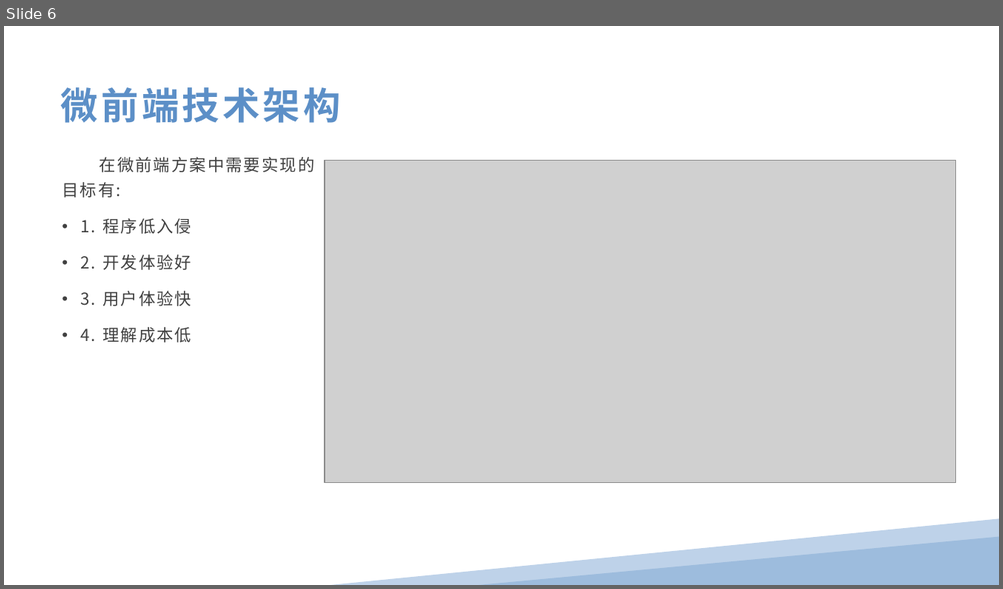
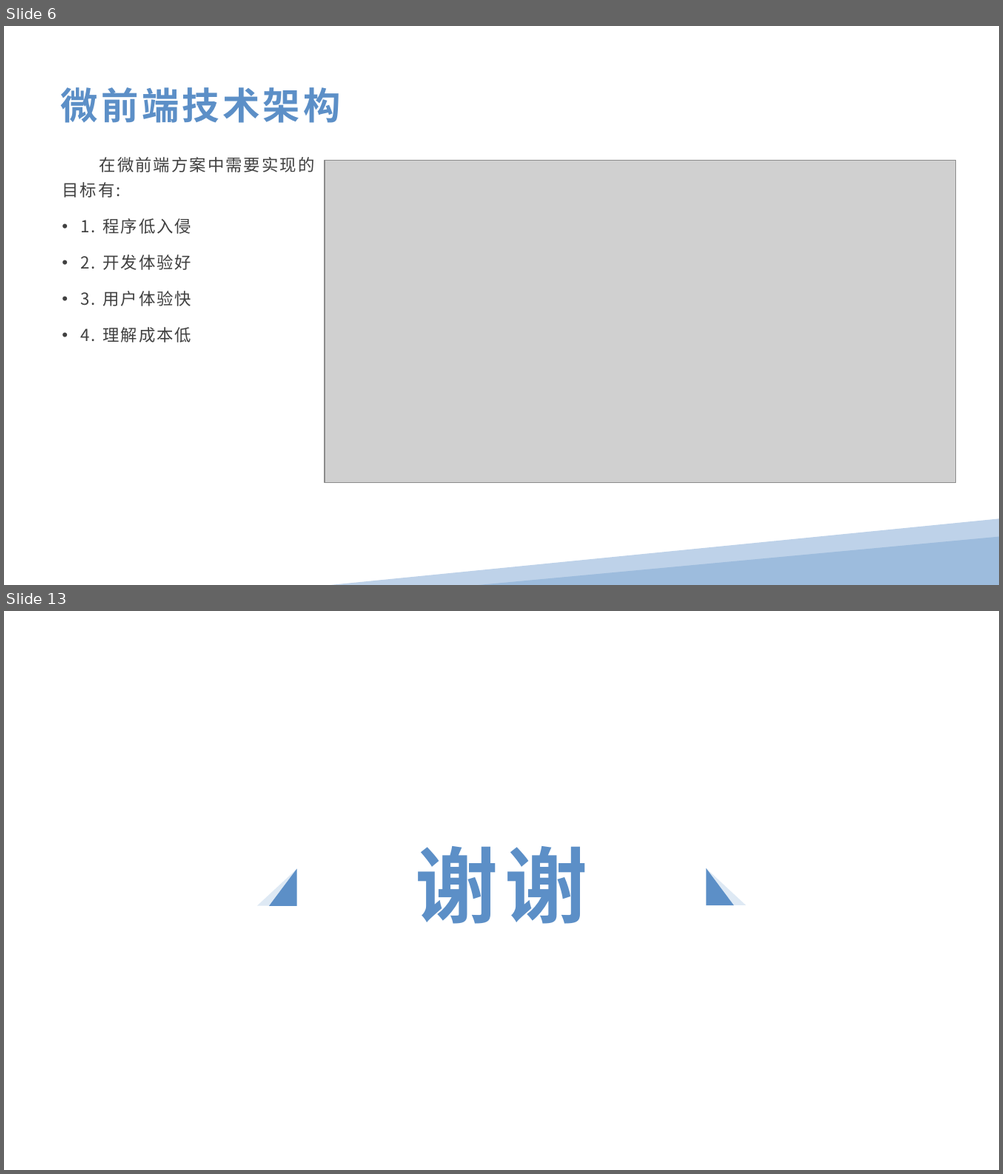
Before and after one commit to anncer/micro-frontends, a slide deck: 微前端的技术方案分析.pptx. Shown one above the other, each under a label of ours: slide 6 before the commit, slides 6 and 13 after it; the slides between them are not shown. The pictures are 1003x589 and 1003x1174 pixels, drawn with LibreOffice and Linux fonts; fonts in the diff are those of the drawing; grey boxes stand for pictures. Boxes give left, top, right and bottom in pixels: in the first picture for what was removed or moved away, otherwise in the second. Text is boxed around its words. In the diff, an @@ line names an element or a change of style, - is before the commit and + after.

```diff
--- a/微前端的技术方案分析.pptx
+++ b/微前端的技术方案分析.pptx
@@ slide 13 added at [4,611,999,1170], background #FFFFFF @@
@@ title added at [415,846,587,924], 80 pt, text #5C8FC7, bold @@
+谢谢
@@ freeform shape added at [257,863,297,912], fill #DEE9F4 @@
@@ triangle added at [269,869,296,906], fill #5C8FC7 @@
@@ freeform shape added at [706,862,745,911], fill #DEE9F4 @@
@@ triangle added at [706,869,734,906], fill #5C8FC7 @@
```
Also in this commit, not shown: 6 slides changed, 1 other slide added, 1 slide removed.
